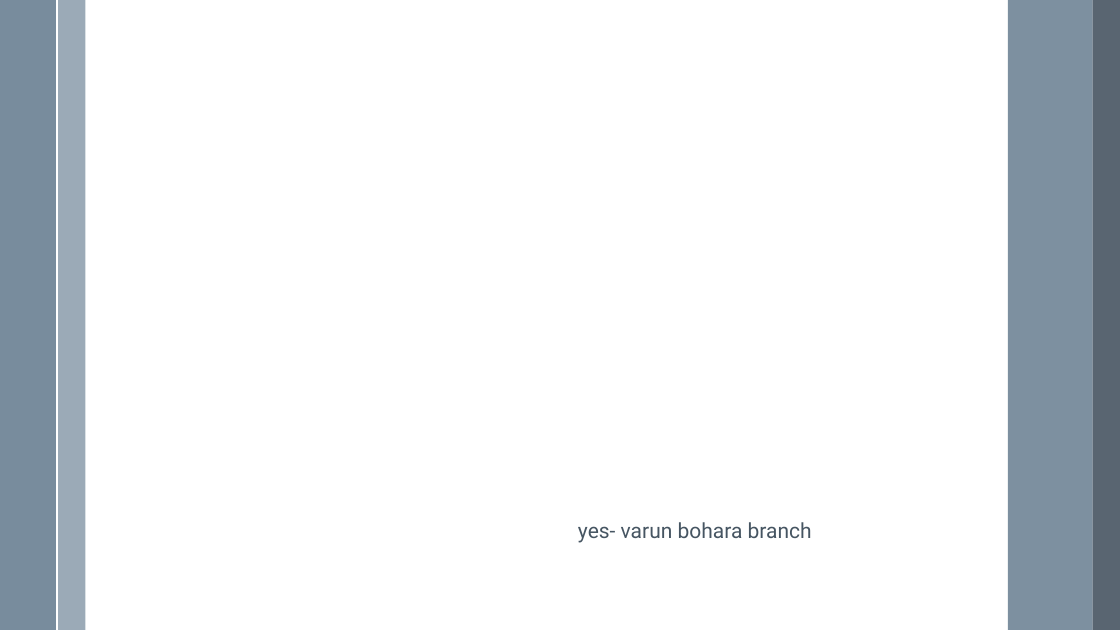
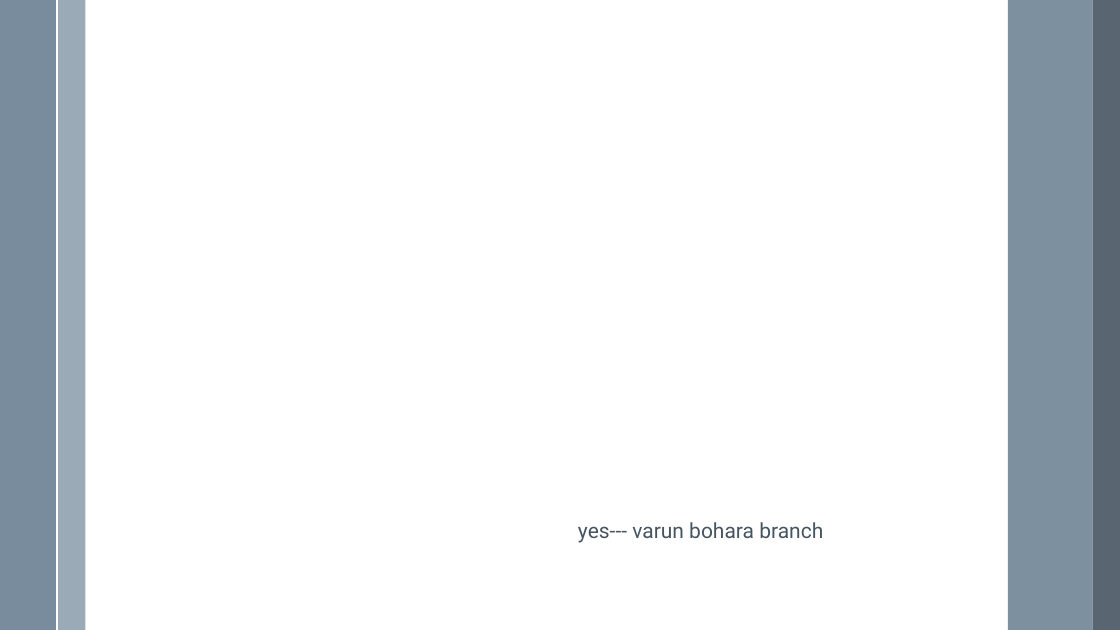
Before and after one commit to VarunBohara/Mini-Project-Documents, a slide deck: slide 2 of Ideas -- v3.0.pptx. Drawn at 1120x630 pixels with LibreOffice and Linux fonts; fonts in the diff are those of the drawing. Boxes give left, top, right and bottom in pixels: in the first picture for what was removed or moved away, otherwise in the second. Text is boxed around its words. In the diff, an @@ line names an element or a change of style, - is before the commit and + after.

```diff
--- a/Ideas -- v3.0.pptx
+++ b/Ideas -- v3.0.pptx
@@ text at <box>578,522,823,543</box>: text changed @@
-yes- varun bohara branch
+yes--- varun bohara branch
```
